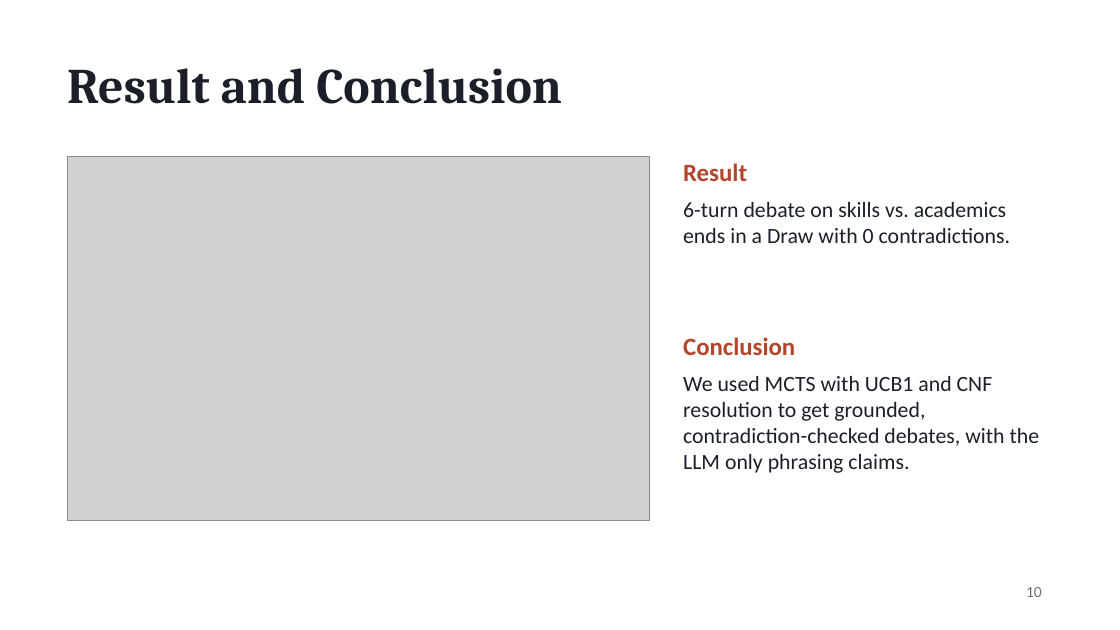
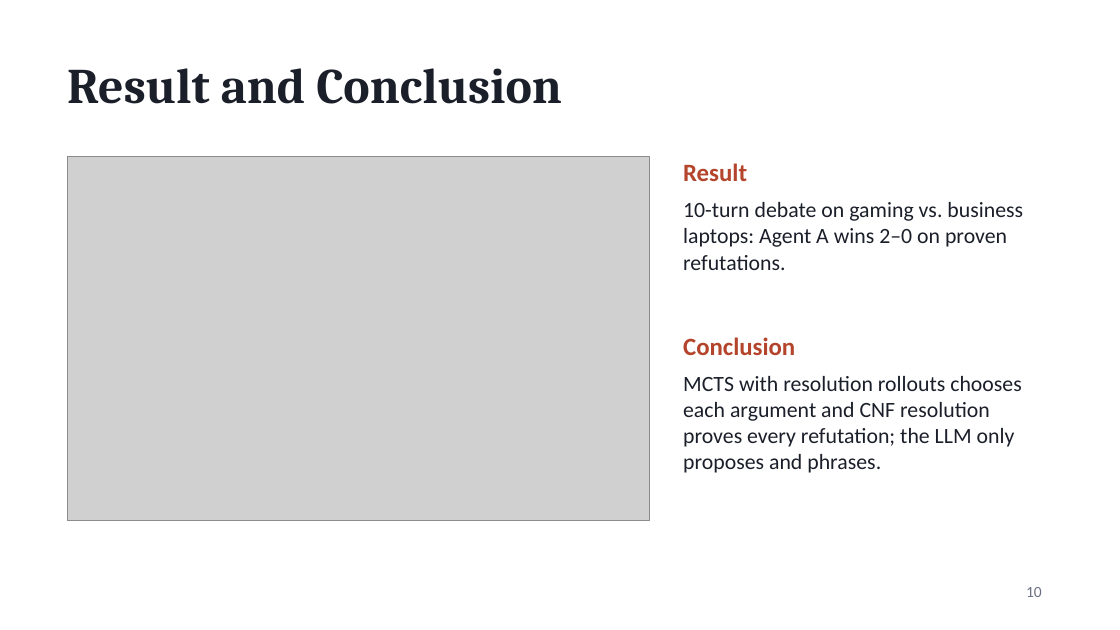
Before and after one commit to AdhithyaSivaraj/Agentic-Debate-Prep-Arena-Using-MCTS, a slide deck: slide 10 of Agentic_Debate_Arena.pptx. Drawn at 1120x630 pixels with LibreOffice and Linux fonts; fonts in the diff are those of the drawing; grey boxes stand for pictures. Boxes give left, top, right and bottom in pixels: in the first picture for what was removed or moved away, otherwise in the second. Text is boxed around its words. In the diff, an @@ line names an element or a change of style, - is before the commit and + after.

```diff
--- a/Agentic_Debate_Arena.pptx
+++ b/Agentic_Debate_Arena.pptx
@@ text at (683,202,1023,270): text changed @@
-6-turn debate on skills vs. academics ends in a Draw with 0 contradictions.
+10-turn debate on gaming vs. business laptops: Agent A wins 2–0 on proven refutations.
@@ text at (683,376,1022,473): text changed @@
-We used MCTS with UCB1 and CNF resolution to get grounded, contradiction-checked debates, with the LLM only phrasing claims.
+MCTS with resolution rollouts chooses each argument and CNF resolution proves every refutation; the LLM only proposes and phrases.
```
Also in this commit, not shown: 6 other slides changed.
